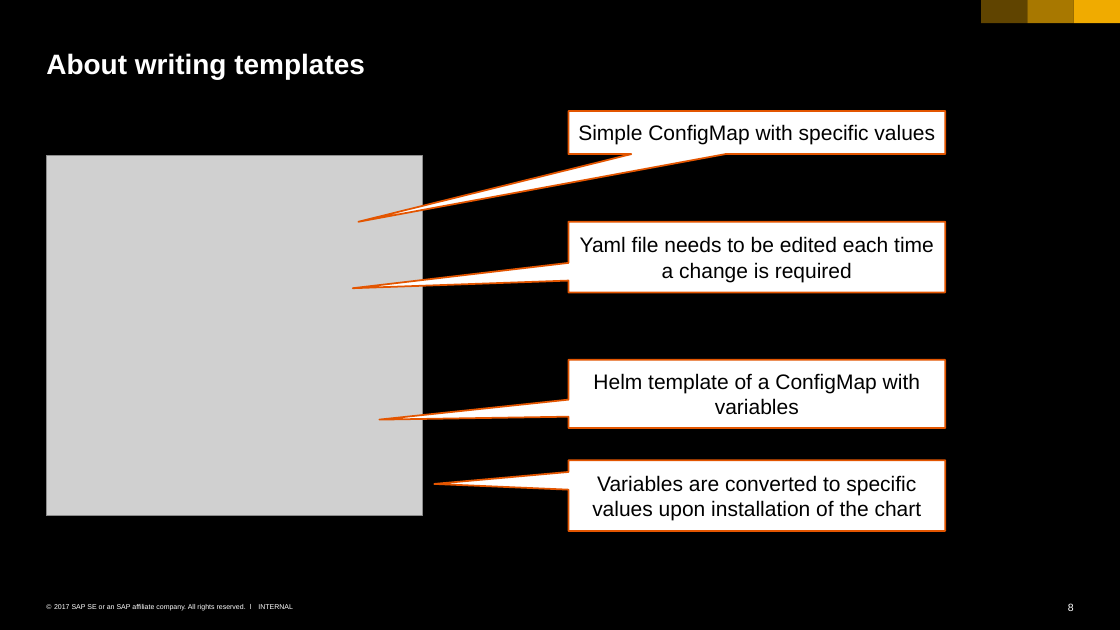
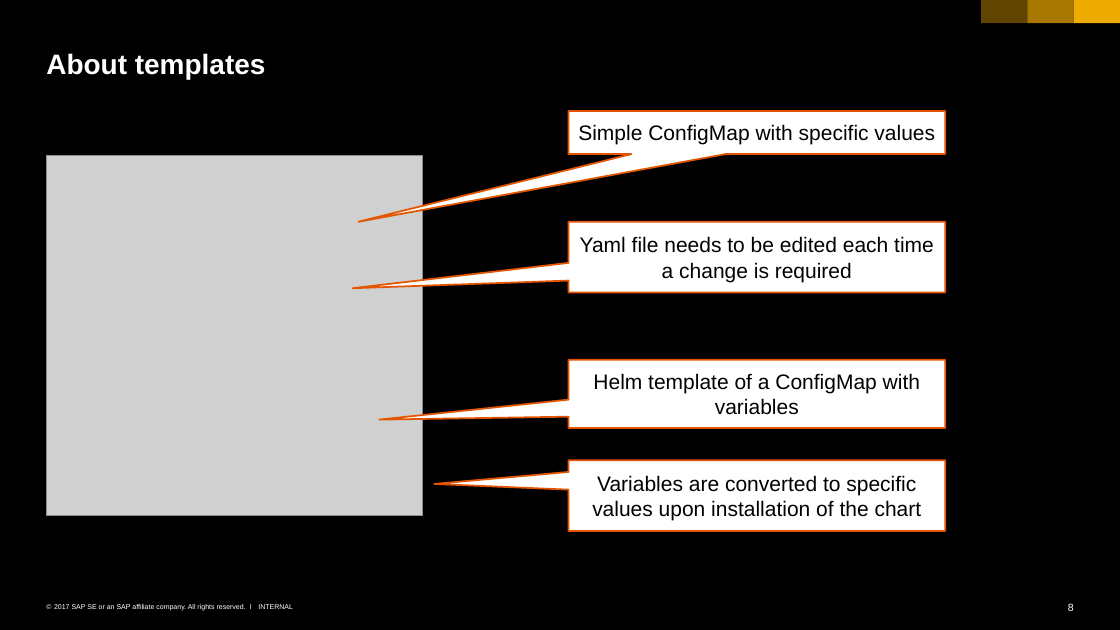
Before and after one commit to cuijiyao01/docker-k8s-training, a slide deck: slide 8 of kubernetes/12_helm.pptx. Drawn at 1120x630 pixels with LibreOffice and Linux fonts; fonts in the diff are those of the drawing; grey boxes stand for pictures. Boxes give left, top, right and bottom in pixels: in the first picture for what was removed or moved away, otherwise in the second. Text is boxed around its words. In the diff, an @@ line names an element or a change of style, - is before the commit and + after.

```diff
--- a/kubernetes/12_helm.pptx
+++ b/kubernetes/12_helm.pptx
@@ title at [46,53,266,79]: text changed @@
-About writing templates
+About templates
```
Also in this commit, not shown: 2 slides added.
